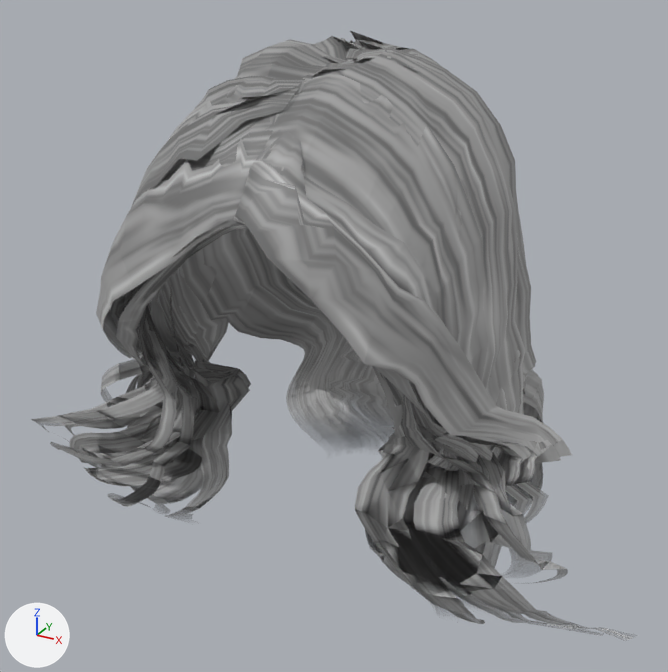
The glTF model public/models/daz_hair_hazel_wave.glb, before and after one commit.
The view is the same before and after, from a 50 mm lens placed at (0.205, -0.386, 0.182), pointed at (-0.012, 0.007, -0.014). The axes (+X, +Y, +Z) are drawn at lower left. The lights are the same throughout. The first picture is the older version. Vertices at exactly the same position are counted once.

The scene before the commit, as lines of its bpy script (objects in view):
```python
me_daz_hair_hazel_wave = bpy.data.meshes.new('daz_hair_hazel_wave')
me_daz_hair_hazel_wave.from_pydata(...)  # 6009 vertices, 8030 faces; spans x -0.177..0.166, y -0.108..0.141, z -0.146..0.139
me_daz_hair_hazel_wave.materials.append(mat_daz_hair_hazel_wave_mat)  # picture img_daz_hair_hazel_wave_tex
ob_daz_hair_hazel_wave = bpy.data.objects.new('daz_hair_hazel_wave', me_daz_hair_hazel_wave)
ob_daz_hair_hazel_wave.location = (0.0, 0.0, 0.0)
```
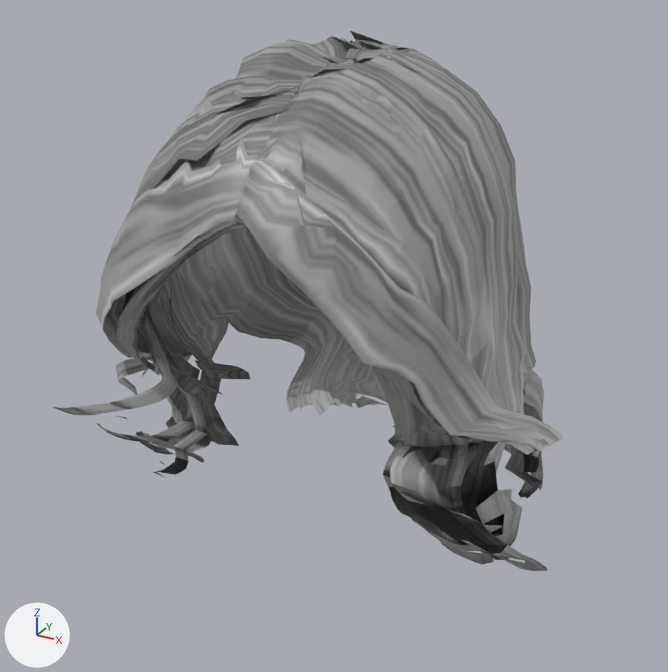
Boxes [x1, y1, x2, y2] around the edits, measured in the pictures (668 x 672 px):
'daz_hair_hazel_wave', reshaped (16% narrower, 11% shorter): before [31, 31, 638, 641]; after [52, 31, 563, 571]
part 1 of me_daz_hair_hazel_wave, rebuilt (not visible before): after [139, 353, 156, 362]
part 2 of me_daz_hair_hazel_wave, deleted: before [182, 359, 638, 641]
part 3 of me_daz_hair_hazel_wave, cut back: before [31, 310, 251, 519]; after [52, 320, 250, 478]
part 4 of me_daz_hair_hazel_wave, cut back: before [354, 350, 604, 636]; after [383, 382, 563, 571]
part 5 of me_daz_hair_hazel_wave, deleted (mostly hidden): before [290, 403, 538, 488]
part 6 of me_daz_hair_hazel_wave, edited (looks the same): [96, 31, 548, 490] in both

Edits to the bpy script that builds the scene:
```text
Add mat_daz_hair_hazel_wave_mat_1:
    mat_daz_hair_hazel_wave_mat_1 = bpy.data.materials.new('daz_hair_hazel_wave_mat')
    # uses the picture img_daz_hair_hazel_wave_tex
Change me_daz_hair_hazel_wave:
    used by ob_daz_hair_hazel_wave; location = (0.0, 0.0, 0.0)
    remove me_daz_hair_hazel_wave.from_pydata(...)  # 6009 vertices, 8030 faces; spans x -0.177..0.166, y -0.108..0.141, z -0.146..0.139
    add me_daz_hair_hazel_wave.from_pydata(...)  # 3976 vertices, 5502 faces; spans x -0.163..0.118, y -0.108..0.141, z -0.109..0.139
    me_daz_hair_hazel_wave part 1: the loose piece of 5 vertices spanning x -0.117..-0.098, y -0.037..-0.027, z -0.035..-0.028 is rebuilt with 5 vertices and now spans x -0.117..-0.098, y -0.034..-0.025, z -0.035..-0.028, in mat_daz_hair_hazel_wave_mat_1
    me_daz_hair_hazel_wave part 2: 9 loose pieces with 213 vertices, spanning x -0.163..0.166, y -0.078..-0.019, z -0.116..0.023, are deleted
    me_daz_hair_hazel_wave part 3: 325 vertices moved from x -0.134..-0.046, y -0.098..0.008, z -0.099..-0.026 to x -0.134..-0.046, y -0.081..0.009, z -0.099..-0.026; 1001 vertices removed from x -0.177..-0.039, y -0.101..0.003, z -0.13..0.025; 109 vertices added at x -0.163..-0.049, y -0.081..-0.001, z -0.107..-0.031
    me_daz_hair_hazel_wave part 4: 228 vertices moved from x 0.039..0.115, y -0.075..0.01, z -0.105..-0.026 to x 0.039..0.115, y -0.05..0.011, z -0.104..-0.026; 443 vertices removed from x 0.039..0.152, y -0.084..0.024, z -0.131..0.066; 48 vertices added at x 0.048..0.118, y -0.042..0.0, z -0.107..-0.031
    me_daz_hair_hazel_wave part 5: 533 vertices removed from x -0.071..0.094, y 0.052..0.126, z -0.146..-0.103
    me_daz_hair_hazel_wave part 6: 5315 faces spanning x -0.134..0.112, y -0.108..0.141, z -0.109..0.139 switch from mat_daz_hair_hazel_wave_mat (picture img_daz_hair_hazel_wave_tex) to mat_daz_hair_hazel_wave_mat_1
```
